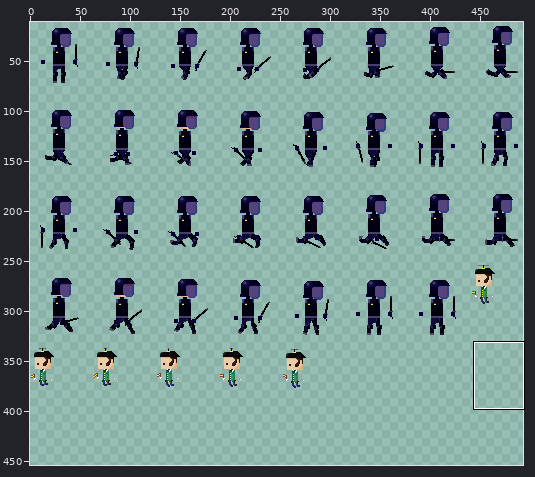
Sprite sheet -- Game/textures/enemies.png. The picture above shows the old version from afar; the outline marks the close-up.
Close-up. The starting point:
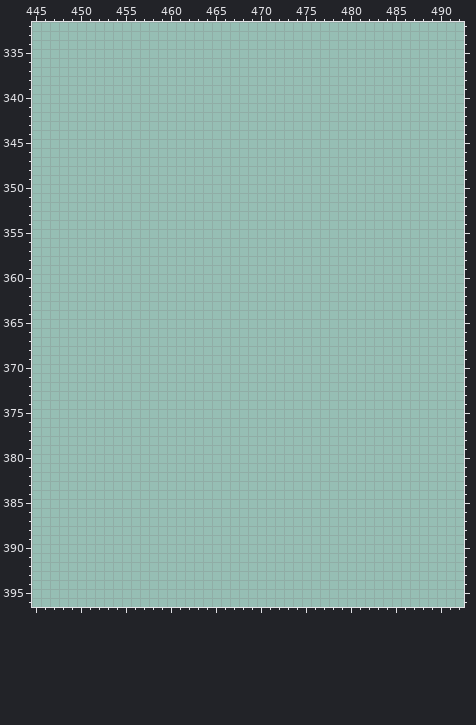
The file is 512x512 pixels. Colours within 5 levels of each other are drawn and written as one. Shown: x 445..492, y 332..396. The wide view leaves out empty margins. The commit also changed other parts of the picture, which this record leaves out.
After:
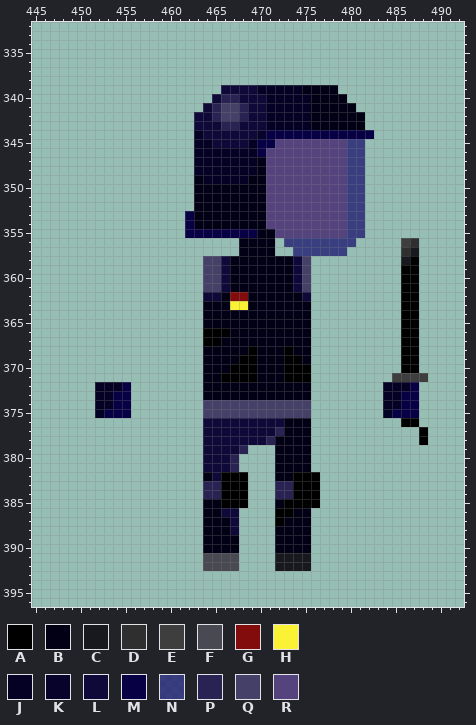
Palette (. is transparent): A #000000  B #020015  C #18191f  D #2f2f2f  E #3e3e3e  F #484953  G #820b0b  H #fbf236  J #050124  K #07032a  L #0e0939  M #070044  N #0d0268ad  P #282353  Q #444068  R #55437d
The edit:
Changed rows in their new state; - is an unchanged pixel.
first column x 452:
339 --------------LLLLJJJJJBBBB----------
340 -------------LPPLLLJJJJJBBBB---------
341 ------------LPQQPLLJJJJJBBBBB--------
342 -----------LLPQQPLLJJJJJBBBBBB-------
343 -----------LLLPPLLLJJJJJBBBBBB-------
344 -----------JLLLLLLKMMMMMMMMMMMM------
345 -----------JJLLLLJMMRRRRRRRRNN-------
346 -----------JJJJJJJMRRRRRRRRRNN-------
347 -----------JJJJJJJBRRRRRRRRRNN-------
348 -----------JJJJJJJBRRRRRRRRRNN-------
349 -----------BJJJJJBBRRRRRRRRRNN-------
350 -----------BBBBBBBBRRRRRRRRRNN-------
351 -----------BBBBBBBBRRRRRRRRRNN-------
352 -----------BBBBBBBBRRRRRRRRRNN-------
353 ----------MBBBBBBBBRRRRRRRRRNN-------
354 ----------MBBBBBBBBRRRRRRRRRNN-------
355 ----------MMMMMMMMBBRRRRRRRRNN-------
356 ----------------BBBB-NNNNNNNN-----ED-
357 ----------------BBBB--NNNNNN------DC-
358 ------------QQLBBBBBBBLQ----------CA-
359 ------------QQLBBBBBBBLQ----------AA-
360 ------------QQLBBBBBBBLQ----------AA-
361 ------------QQLBBBBBBBLQ----------AA-
362 ------------LLBGGBBBBBBL----------AA-
363 ------------BBBHHBBBBBBB----------AA-
364 ------------BBBBBBBBBBBB----------AA-
365 ------------BBBBBBBBBBBB----------AA-
366 ------------AAABBBBBBBBB----------AA-
367 ------------AABBBBBBBBBB----------AA-
368 ------------BBBBBABBBABB----------AA-
369 ------------BBBBAABBBAAB----------AA-
370 ------------BBBAAABBBAAA----------AA-
371 ------------BBAAAABBBAAA---------EEEE
372 JJJM--------BBBBBBBBBBBB--------JJJM-
373 JJMM--------BBBBBBBBBBBB--------JJMM-
374 JJMM--------QQQQQQQQQQQQ--------JJMM-
375 JMMM--------QQQQQQQQQQQQ--------JMMM-
376 ------------LLLLLLLLLBBB----------AA-
377 ------------LLLLLLLLPBBB------------A
378 ------------LLLLLLLPBBBB------------A
379 ------------LLLLP---BBBB-------------
380 ------------LLLP----BBBB-------------
381 ------------LLLP----BBBB-------------
382 ------------BLAAA---BBAAA------------
383 ------------PPAAA---PPAAA------------
384 ------------PPAAA---PPAAA------------
385 ------------BBAAA---BAAAA------------
386 ------------BBLL----AABB-------------
387 ------------BBBL----ABBB-------------
388 ------------BBBL----BBBB-------------
389 ------------BBBB----BBBB-------------
390 ------------BBBB----BBBB-------------
391 ------------FFFF----CCCC-------------
392 ------------FFFF----CCCC-------------
